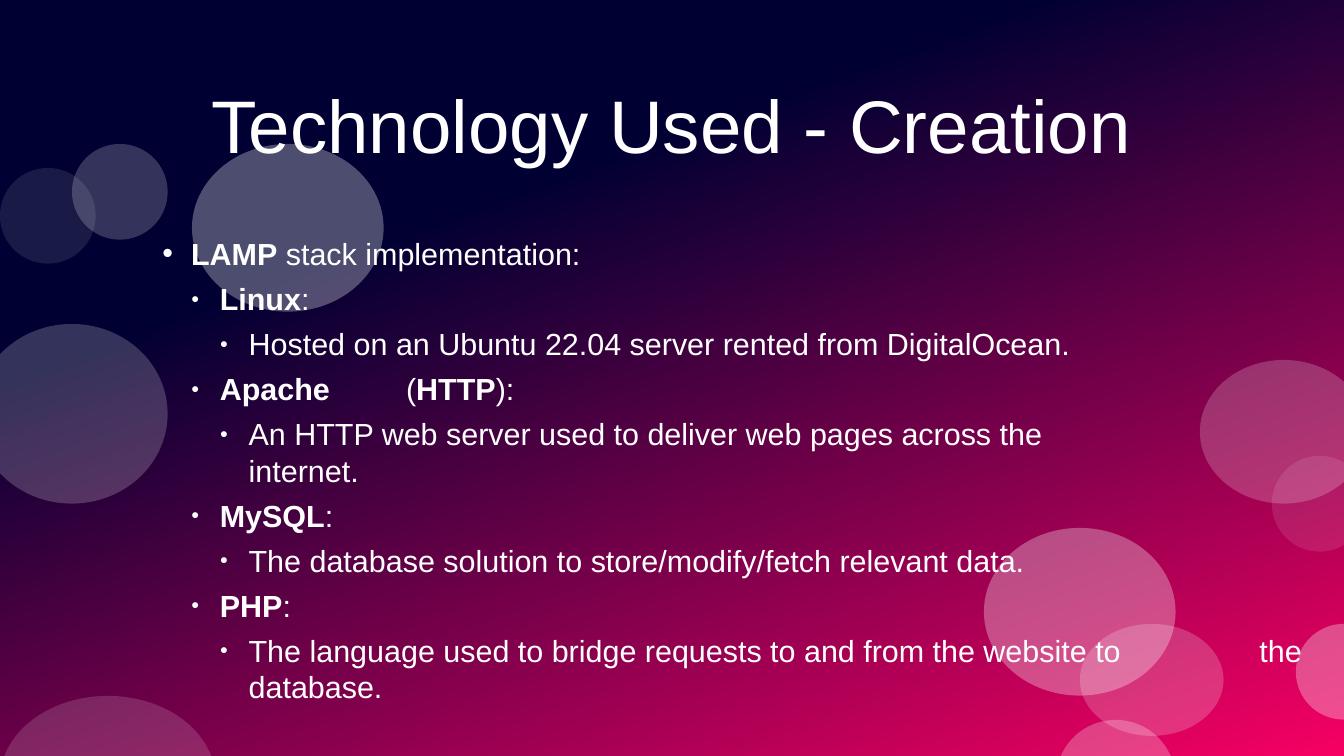
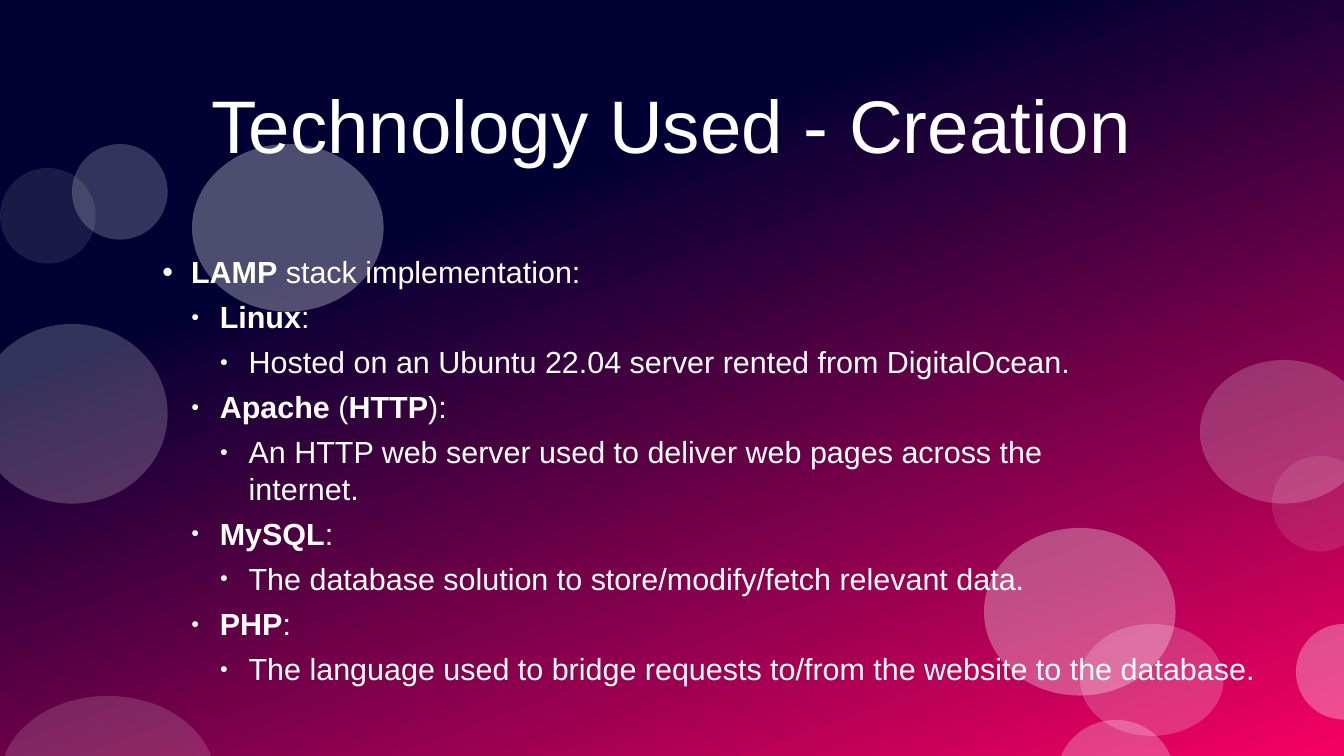
Before and after one commit to PrototypeProto/COP_4331_Small-Project, a slide deck: slide 4 of Pres.pptx. Drawn at 1344x756 pixels with LibreOffice and Linux fonts; fonts in the diff are those of the drawing. Boxes give left, top, right and bottom in pixels: in the first picture for what was removed or moved away, otherwise in the second. Text is boxed around its words. In the diff, an @@ line names an element or a change of style, - is before the commit and + after.

```diff
--- a/Pres.pptx
+++ b/Pres.pptx
@@ subtitle at [249,656,1255,686]: text changed @@
-    ● The language used to bridge requests to and from the website to the database.
+    ● The language used to bridge requests to/from the website to the database.
```
Also in this commit, not shown: 14 other slides changed, 2 slides added, 2 slides removed.
